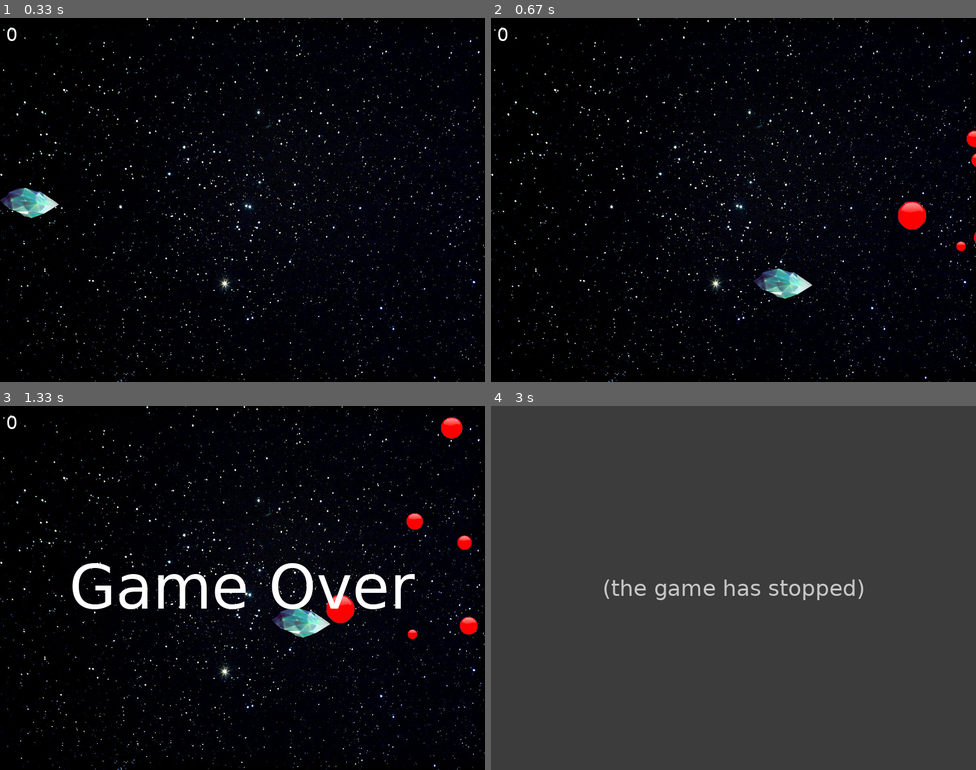
Above: before the commit, frames 1-4 (two rows, left to right).
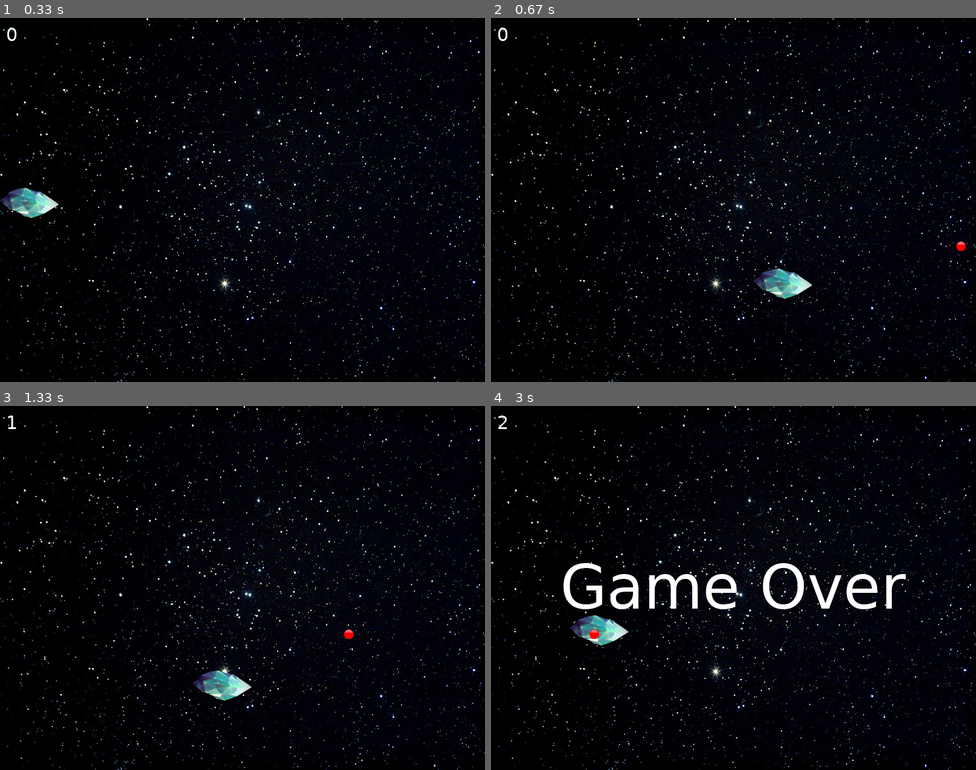
Above: after the commit, the same moments.

Repository: RafaelCastilhoCastro/PyGames_Projects
Game: pygame game, started from space_flying.py
Same seed, same stepped clock (60 frames per second), same inputs: the game is played once before the commit and once after it.
Inputs (mouse positions are in pixels of both pictures, inside the frame that each line leads up to):
- Up to frame 1 (0.33 s): no input
- Up to frame 2 (0.67 s): press the mouse at (617, 203) at 0.37 s; move the mouse to (699, 243) at 0.47 s; release the mouse at (782, 280) at 0.6 s
- Up to frame 3 (1.33 s): press the mouse at (126, 591) at 0.7 s; move the mouse to (213, 606) at 0.8 s; release the mouse at (300, 620) at 0.93 s; press the mouse at (126, 591) at 1.03 s; move the mouse to (174, 635) at 1.13 s; release the mouse at (218, 682) at 1.27 s
- Up to frame 4 (3 s): click (733, 631) at 1.38 s; click (655, 467) at 1.72 s; press the mouse at (655, 467) at 2.03 s; move the mouse to (743, 497) at 2.13 s; release the mouse at (835, 522) at 2.27 s; press the mouse at (655, 467) at 2.37 s; move the mouse to (748, 482) at 2.47 s; release the mouse at (840, 500) at 2.6 s; click (597, 628) at 2.72 s

Frame 1 is identical in both runs. In frame 2, 0.5% of the frame differs, in the area x 83-100%, y 30-62%; in frame 3, 4.8%; in frame 4, 99%, in the area x 0-100%, y 0-100%.
Before the commit the program exited at 2.97 s; later frames show no game.

Commit message:
Add mouse-base player movement animation

Diff:
--- a/space_flying.py
+++ b/space_flying.py
@@ -81,9 +81,8 @@
         self.rect = self.surf.get_rect(center=(self.surf.get_width()/2, screen_height/2))
         self.spin = 0
 
-    def move(self):
-        pass
-
+
+    # def move(self):           # KEYBOARD-BASED PLAYER MOVEMENT & ANIMATION
         # pressed_keys = pygame.key.get_pressed()
         # if pressed_keys[K_UP] and self.rect.top >= 0:
         #     self.rect.move_ip(0, -5)
@@ -114,13 +113,13 @@
 
 enemies = pygame.sprite.Group()
 enemies.add(E1)
-enemies.add(E2)
-enemies.add(E3)
-enemies.add(E4)
-enemies.add(E5)
-enemies.add(E6)
-enemies.add(E7)
-enemies.add(E8)
+# enemies.add(E2)
+# enemies.add(E3)
+# enemies.add(E4)
+# enemies.add(E5)
+# enemies.add(E6)
+# enemies.add(E7)
+# enemies.add(E8)
 
 
 all_sprites = pygame.sprite.Group()
@@ -153,10 +152,22 @@
                 pygame.quit()
                 sys.exit()
 
+        # MOUSE-BASED PLAYER MOVEMENT & ANIMATION
         if event.type == MOUSEMOTION:
             pygame.mouse.set_visible(False)
             pygame.event.set_grab(True)
             P1.rect.center = (event.pos[0], event.pos[1])
+            mouse_pos = pygame.mouse.get_rel()[1]
+            if mouse_pos < 0:
+                if P1.spin > -3:
+                    P1.spin -= 0.08
+            elif mouse_pos > 0:
+                if P1.spin < 3:
+                    P1.spin += 0.08
+
+            player_pos = "images/player_pos{}.png".format(str(int(P1.spin)))
+            P1.image = pygame.image.load(player_pos)
+
 
     display_surf.blit(background_img, (0, 0))
     scores_text = font_small.render(str(score), True, white)
@@ -164,7 +175,7 @@
 
     # DRAWS AND MOVES SPRITES
     display_surf.blit(P1.image, P1.rect)
-    P1.move()
+    # P1.move()     # ENABLE FOR KEYBOARD-BASED PLAYER MOVEMENT
     for entity in enemies:
         display_surf.blit(entity.image, entity.rect)
         entity.move()
@@ -185,6 +196,8 @@
     FPS.tick(fps_max)
 
 """
+sprite changes through mouse movement
+
 Multiple lives or health bar
 
 Add audio
@@ -193,7 +206,7 @@
 
 scrolling Background generation
 
-player movements through mouse
+
 
 Done:
 
